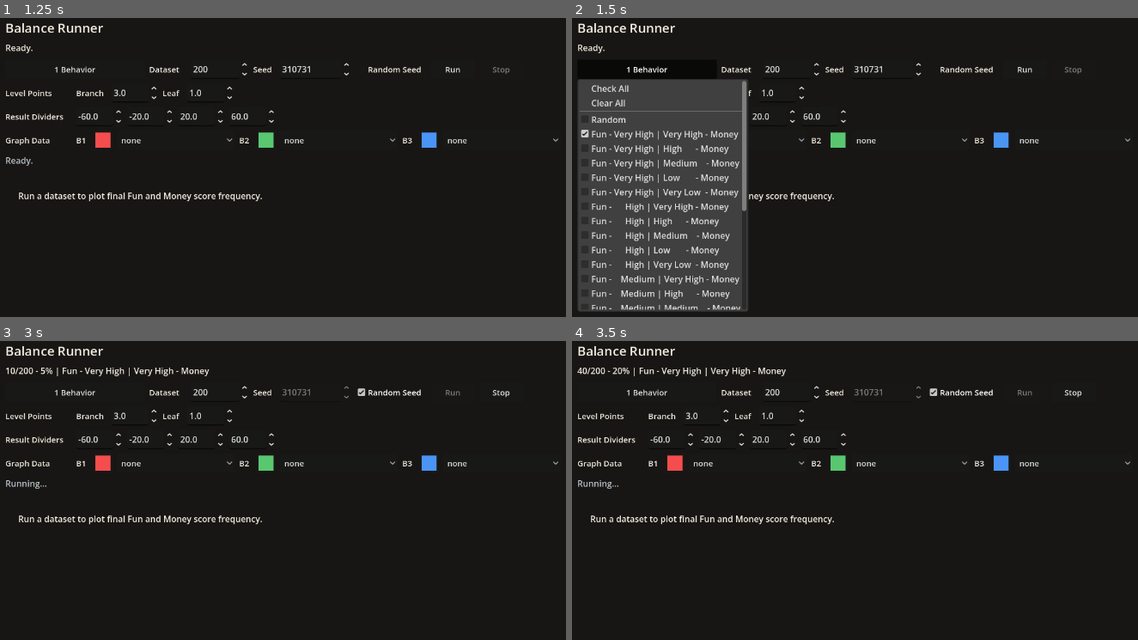
Above: before the commit, frames 1-4 (two rows, left to right).
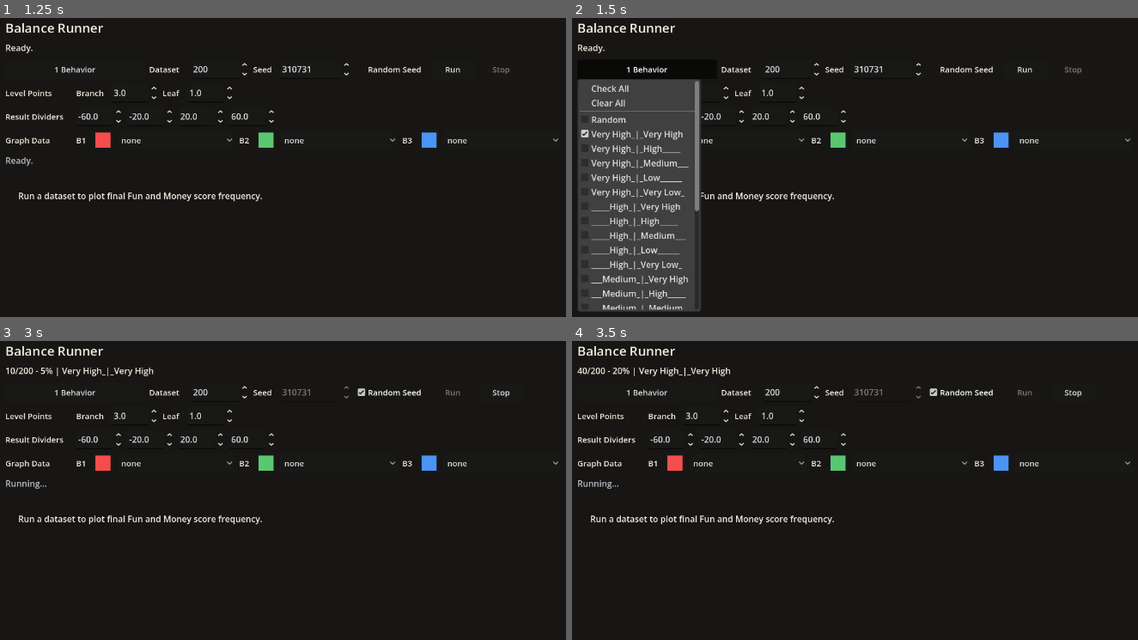
Above: after the commit, the same moments.

Repository: Josephblt/patch-notes
Game: Godot game, scene res://scenes/scene_launcher.tscn
The game is run twice, just before and just after one commit, with the same random seed, the same clock (stepped at 60 frames per second) and the same inputs.
Inputs:
- Up to frame 1 (1.25 s): click "Balance Runner" at 0.5 s
- Up to frame 2 (1.5 s): click "1 Behavior" at 1.25 s
- Up to frame 3 (3 s): click "Random Seed" at 2 s; click "Run" at 2.75 s
- Up to frame 4 (3.5 s): no input

Frame 1 is identical in both runs. In frame 2, 9.7% of the frame differs, in the area x 3-32%, y 20-99%; in frame 3, 0.4%; in frame 4, 0.4%.

Commit message:
Use underscore behavior labels

Diff:
--- a/src/scripts/tools/balance_runner.gd
+++ b/src/scripts/tools/balance_runner.gd
@@ -671,22 +671,22 @@
 	var fun_level_description: String = _format_score_level_description(behavior_parts[0])
 	var money_level_description: String = _format_score_level_description(behavior_parts[1])
 
-	return "Fun - %s | %s - Money" % [
-		_pad_left(fun_level_description, 9),
-		_pad_right(money_level_description, 9),
+	return "%s_|_%s" % [
+		_pad_left(fun_level_description, 9, "_"),
+		_pad_right(money_level_description, 9, "_"),
 	]
 
 
-func _pad_left(value: String, width: int) -> String:
+func _pad_left(value: String, width: int, padding: String = " ") -> String:
 	while value.length() < width:
-		value = " " + value
+		value = padding + value
 
 	return value
 
 
-func _pad_right(value: String, width: int) -> String:
+func _pad_right(value: String, width: int, padding: String = " ") -> String:
 	while value.length() < width:
-		value += " "
+		value += padding
 
 	return value
 
